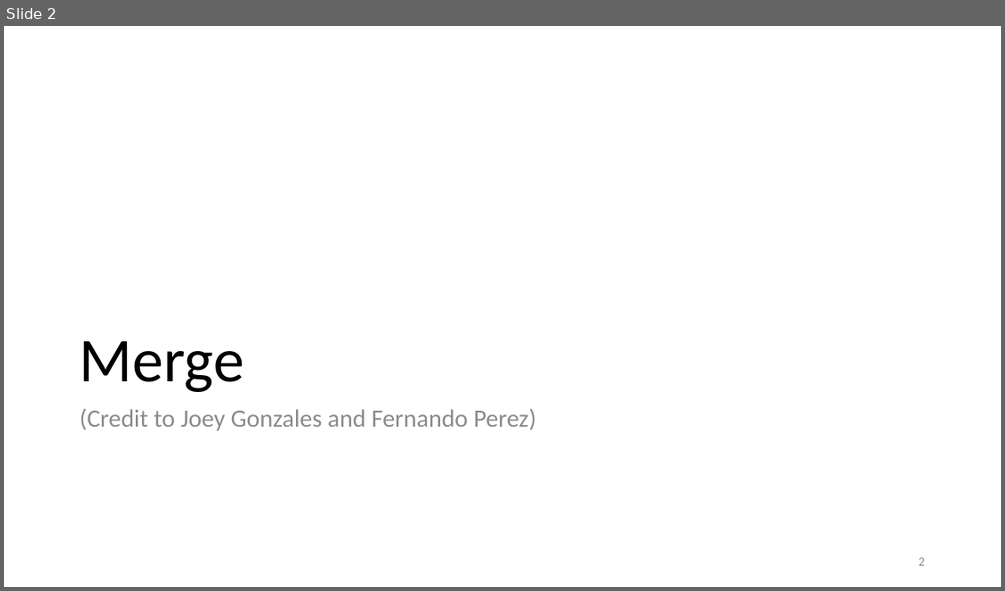
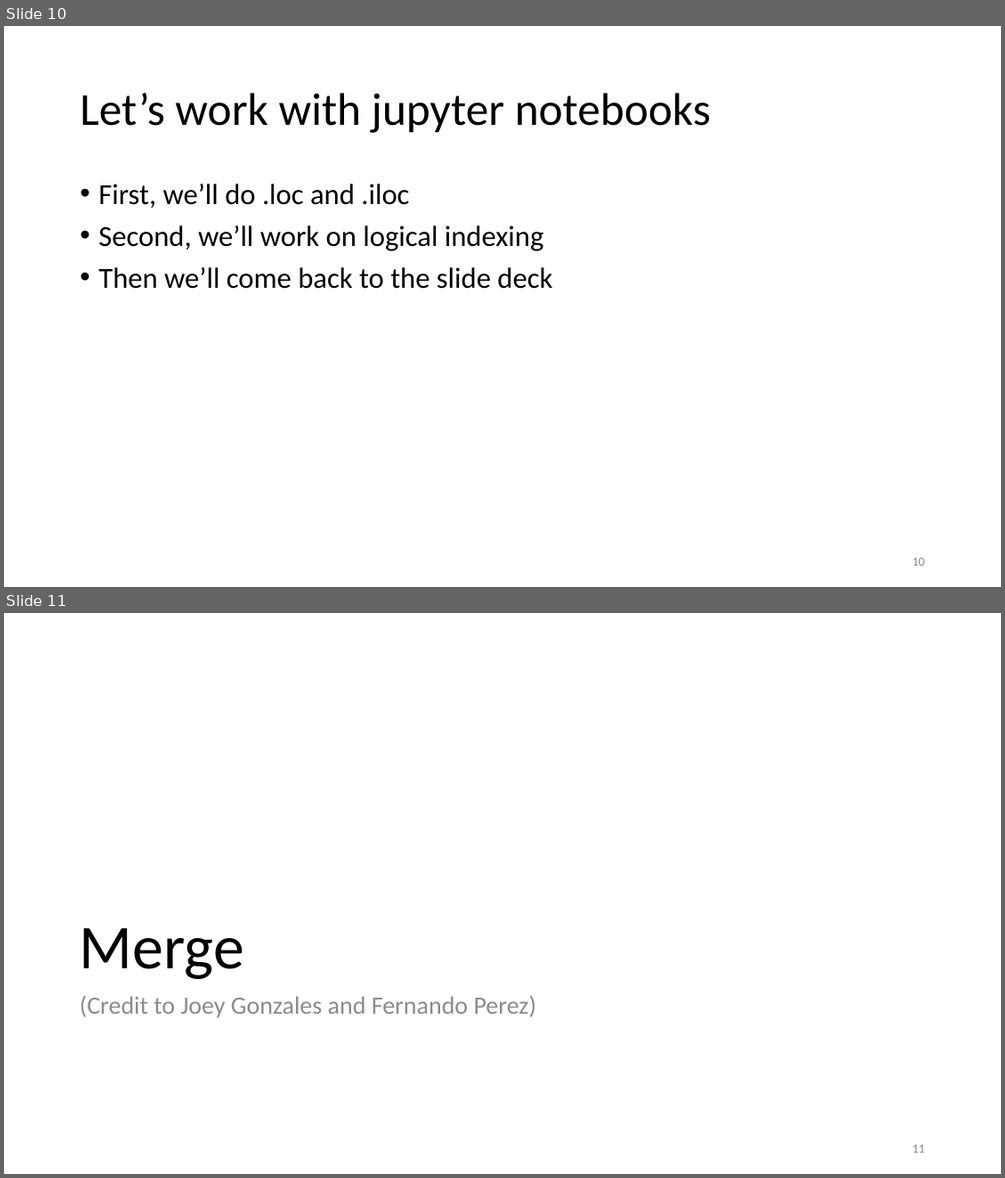
Before and after one commit to duncancallaway/ER131_2023, a slide deck: lecture/Lecture 04 Sept 5/04 Merge-Groupby.pptx. Shown one above the other, each under a label of ours: slide 2 before the commit, slides 10 and 11 after it. The pictures are 1005x591 and 1005x1178 pixels, drawn with LibreOffice and Linux fonts; fonts in the diff are those of the drawing. Boxes give left, top, right and bottom in pixels: in the first picture for what was removed or moved away, otherwise in the second. Text is boxed around its words. In the diff, an @@ line names an element or a change of style, - is before the commit and + after.

```diff
--- a/lecture/Lecture 04 Sept 5/04 Merge-Groupby.pptx
+++ b/lecture/Lecture 04 Sept 5/04 Merge-Groupby.pptx
@@ slide 10 added at (x1=4, y1=26, x2=1001, y2=587), background #FFFFFF @@
@@ title added at (x1=80, y1=93, x2=711, y2=133), 44 pt, text #000000 @@
+Let’s work with jupyter notebooks
@@ text added at (x1=98, y1=184, x2=552, y2=289), 28 pt, text #000000 @@
+• First, we’ll do .loc and .iloc
+• Second, we’ll work on logical indexing
+• Then we’ll come back to the slide deck
@@ page number added at (x1=912, y1=557, x2=924, y2=565), 12 pt, text #8C8C8C @@
+10
@@ what was slide 2 is now slide 11 @@
@@ page number at (x1=912, y1=1144, x2=924, y2=1152): text changed @@
-2
+11
```
Also in this commit, not shown: 3 slides changed, 10 other slides added, 9 other files.
